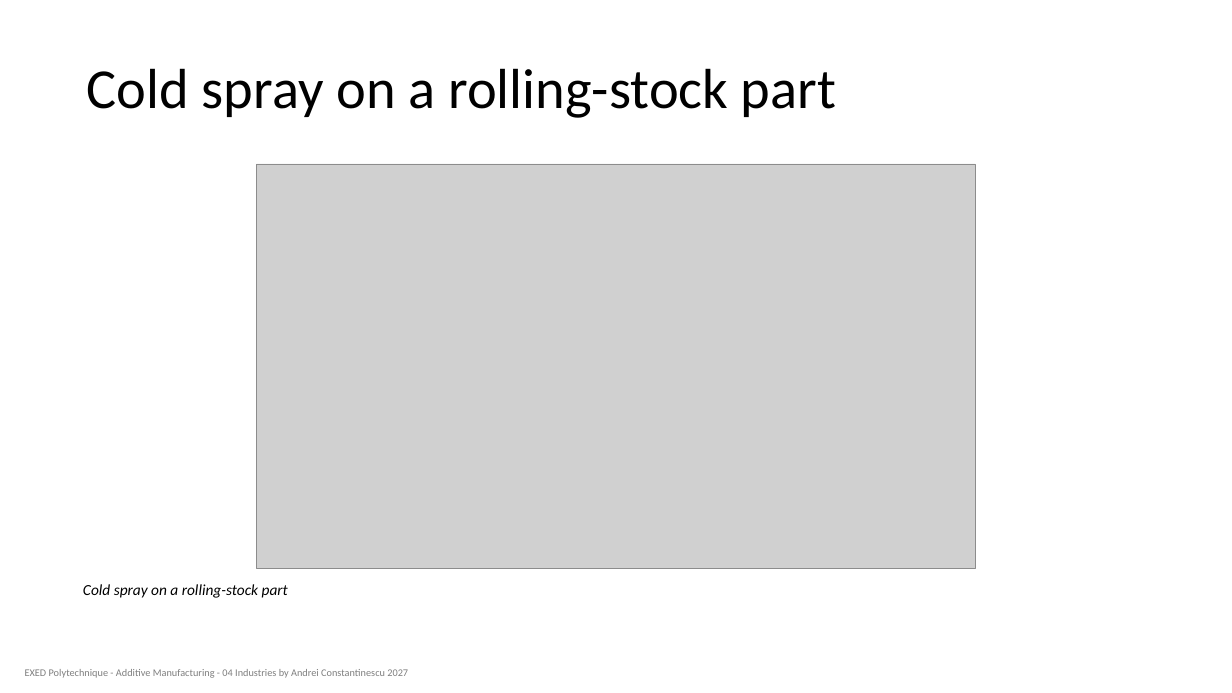
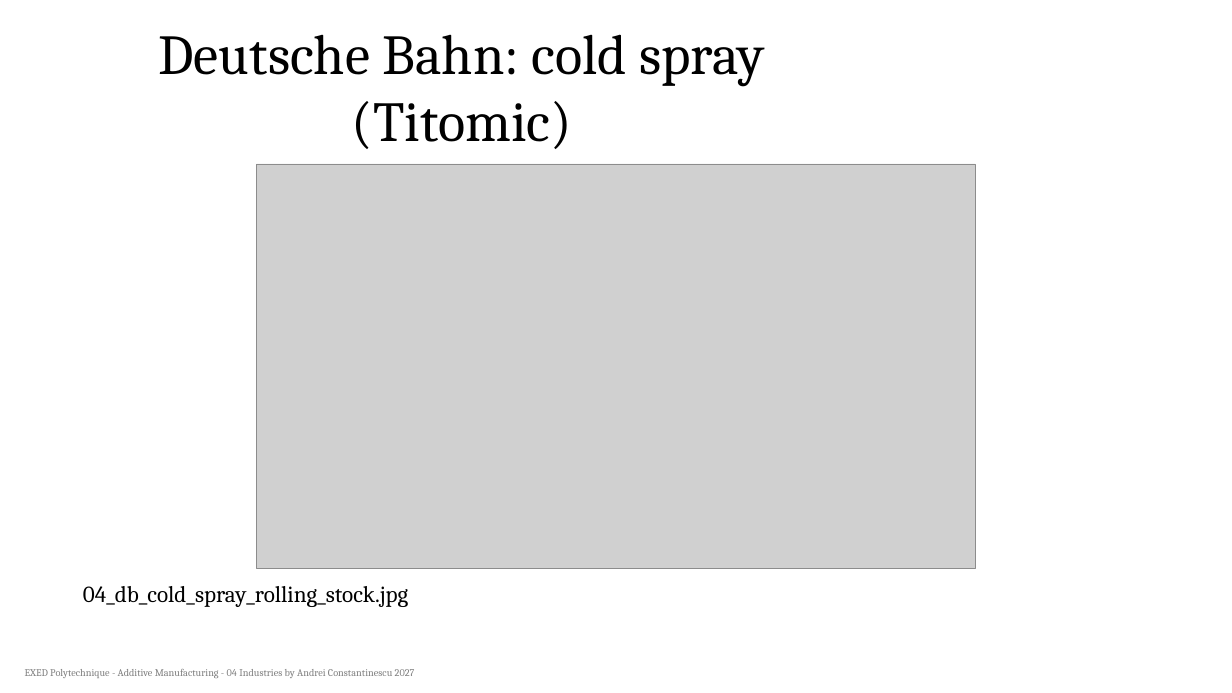
Before and after one commit to aconstant-lms/X-FabAdd, a slide deck: slide 10 of 04_industries/slides/04_am_repair_figures_test.pptx. Drawn at 1232x693 pixels with LibreOffice and Linux fonts; fonts in the diff are those of the drawing; grey boxes stand for pictures. Boxes give left, top, right and bottom in pixels: in the first picture for what was removed or moved away, otherwise in the second. Text is boxed around its words. In the diff, an @@ line names an element or a change of style, - is before the commit and + after.

```diff
--- a/04_industries/slides/04_am_repair_figures_test.pptx
+++ b/04_industries/slides/04_am_repair_figures_test.pptx
@@ title at (x1=159, y1=34, x2=765, y2=149): text changed; font Calibri to Cambria @@
-Cold spray on a rolling-stock part
+Deutsche Bahn: cold spray (Titomic)
@@ text at (x1=83, y1=586, x2=408, y2=607): text changed; size 12 to 18 pt; font Calibri to Cambria; italic off @@
-Cold spray on a rolling-stock part
+04_db_cold_spray_rolling_stock.jpg
@@ text "EXED Polytechnique - Additive Manufacturing ..." at (x1=25, y1=669, x2=415, y2=678): font Calibri to Cambria @@
```
Also in this commit, not shown: 14 other slides changed.
